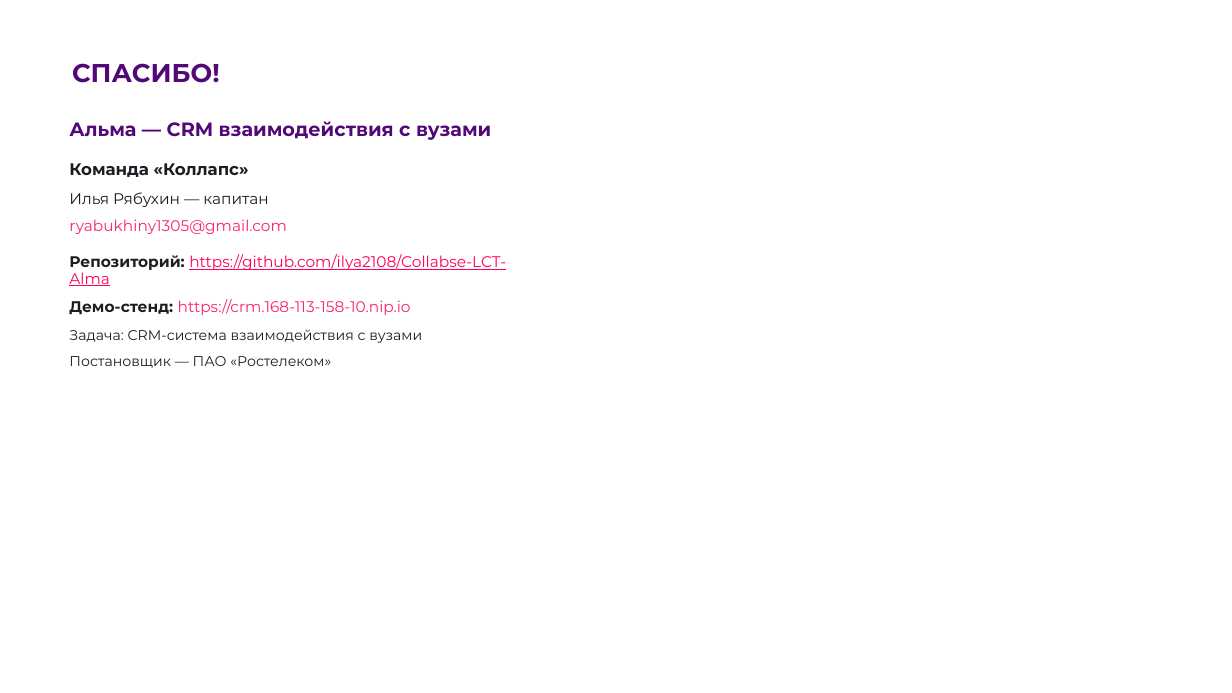
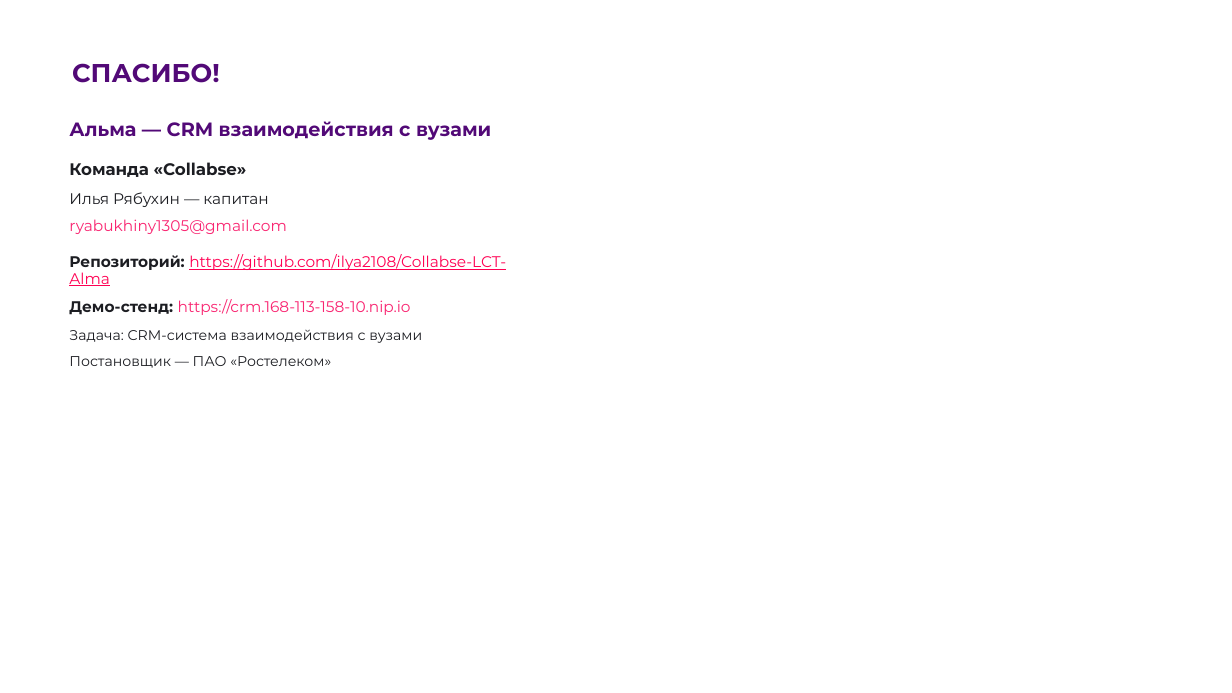
Before and after one commit to ilya2108/Collabse-LCT-Alma, a slide deck: slide 15 of docs/presentation/Альма — презентация.pptx. Drawn at 1232x693 pixels with LibreOffice and Linux fonts; fonts in the diff are those of the drawing; background and template pictures are left out. Boxes give left, top, right and bottom in pixels: in the first picture for what was removed or moved away, otherwise in the second. Text is boxed around its words. In the diff, an @@ line names an element or a change of style, - is before the commit and + after.

Commit message:
Команда Collabse: имя в README, руководстве и презентации

```diff
--- a/docs/presentation/Альма — презентация.pptx
+++ b/docs/presentation/Альма — презентация.pptx
@@ text at [69,162,247,177]: text changed @@
-Команда «Коллапс»
+Команда «Collabse»
```
Also in this commit, not shown: 2 other slides changed, 4 other files.
